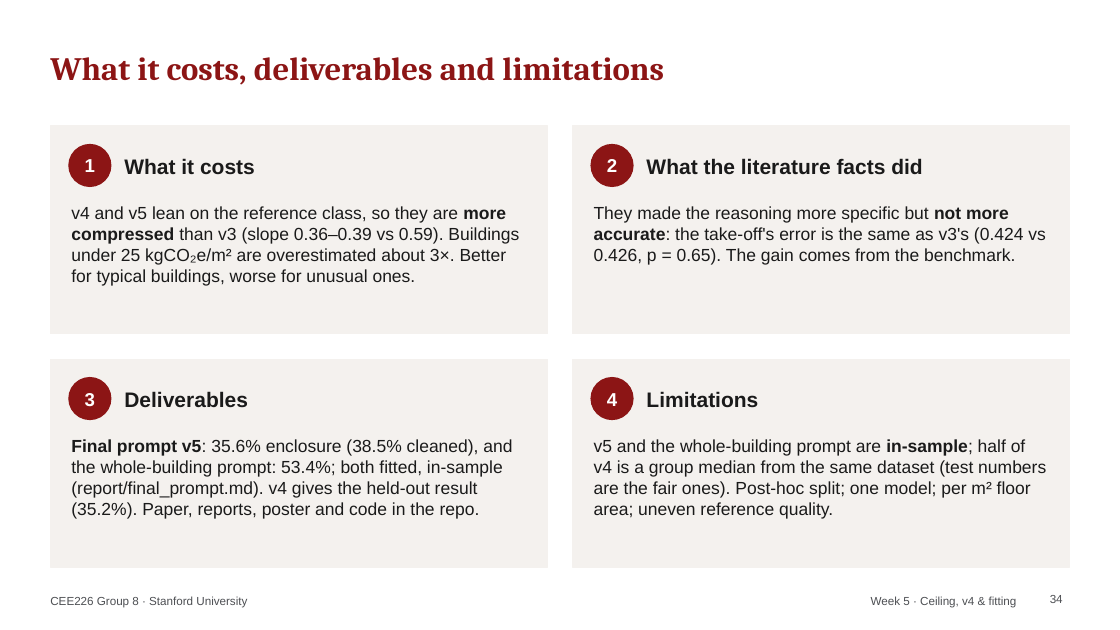
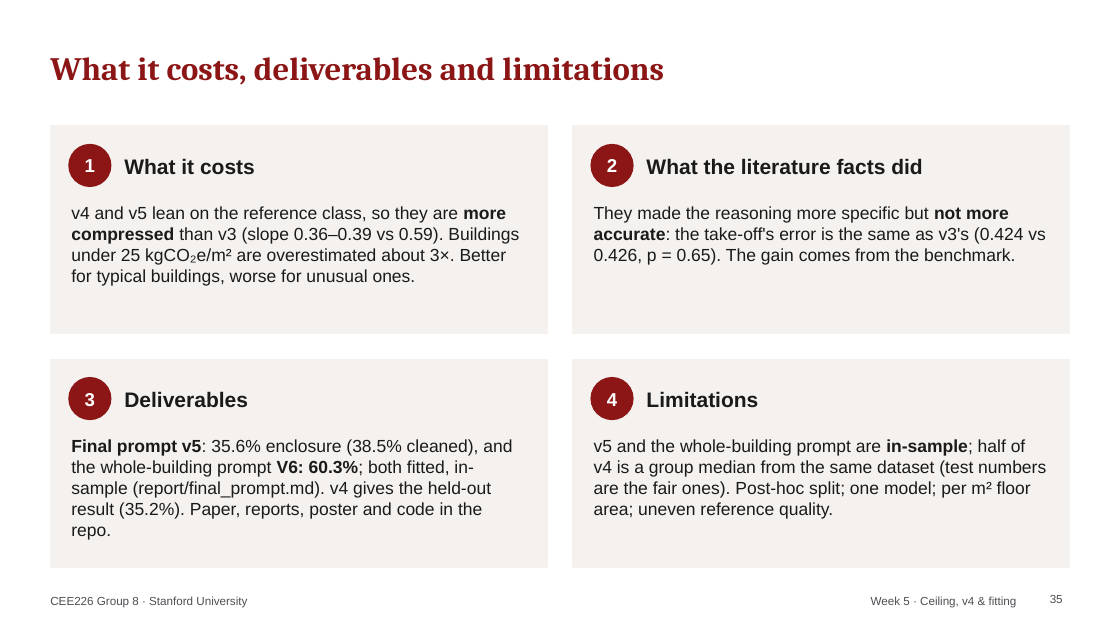
Before and after one commit to HeshanChen/CEE226LCA, a slide deck: slide 35 of report/weekly/weekly_updates.pptx (slide 34 before the commit). Drawn at 1120x630 pixels with LibreOffice and Linux fonts; fonts in the diff are those of the drawing. Boxes give left, top, right and bottom in pixels: in the first picture for what was removed or moved away, otherwise in the second. Text is boxed around its words. In the diff, an @@ line names an element or a change of style, - is before the commit and + after.

```diff
--- a/report/weekly/weekly_updates.pptx
+++ b/report/weekly/weekly_updates.pptx
@@ text at (71,439,512,540): text changed @@
-Final prompt v5: 35.6% enclosure (38.5% cleaned), and the whole-building prompt: 53.4%; both fitted, in-sample (report/final_prompt.md). v4 gives the held-out result (35.2%). Paper, reports, poster and code in the repo.
+Final prompt v5: 35.6% enclosure (38.5% cleaned), and the whole-building prompt V6: 60.3%; both fitted, in-sample (report/final_prompt.md). v4 gives the held-out result (35.2%). Paper, reports, poster and code in the repo.
@@ page number at (1050,595,1063,603): text changed @@
-34
+35
```
Also in this commit, not shown: 2 other slides changed, 1 slide added, 23 other files.
